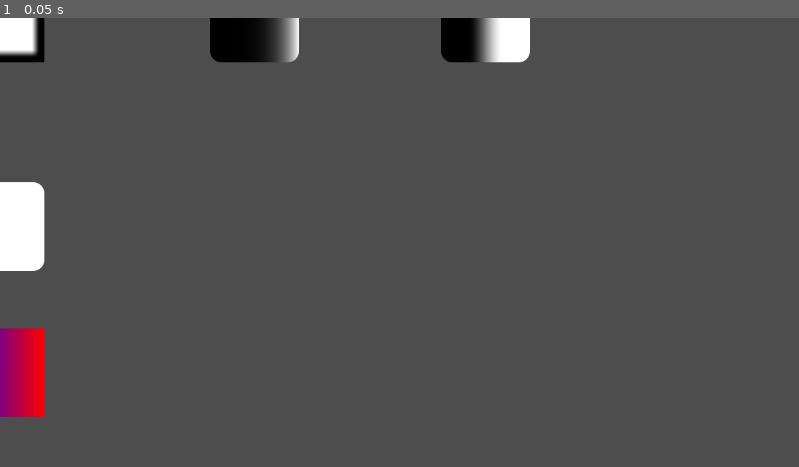
Above: before the commit, frame 1.
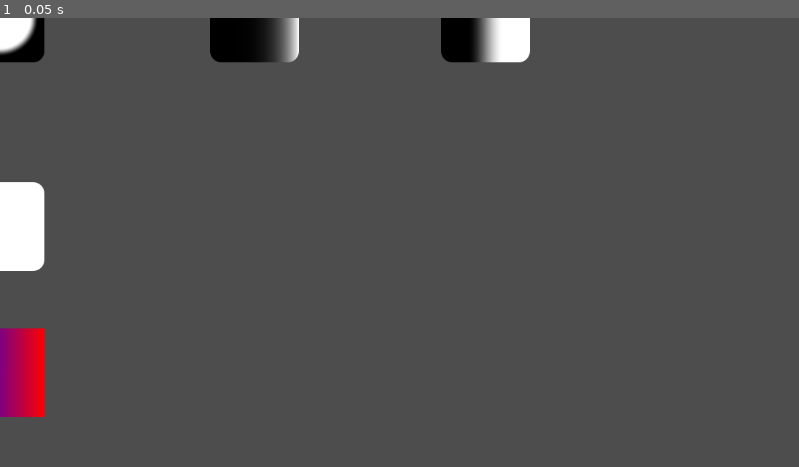
Above: after the commit, the same moment.

Repository: AtomicAntt/DemosVFX
Game: Godot game, scene res://main_2d.tscn
The game is run twice, just before and just after one commit, with the same random seed, the same clock (stepped at 60 frames per second) and the same inputs. This scene is started directly instead of the project's main scene. The engine's default icon, where the game draws it, is replaced by a stand-in: a white triangle on a blue panel in a dark square.
Inputs:
- Up to frame 1 (0.05 s): no input

The runs differ from the first frame. In frame 1, 0.2% of the frame differs, in the area x 0-6%, y 0-10%.

Commit message:
Add circle

Diff:
--- a/Shaders/2D/circle.gdshader
+++ b/Shaders/2D/circle.gdshader
@@ -1,14 +1,13 @@
 shader_type canvas_item;
 
-void vertex() {
-	// Called for every vertex the material is visible on.
-}
+uniform float radius : hint_range(0.1, 0.9) = 0.3;
+uniform float blur : hint_range(0.0, 0.2) = 0.05;
 
 void fragment() {
-	// Called for every pixel the material is visible on.
+	// This is the distance from our center.
+	float dist = length(UV - vec2(0.5));
+
+	//float value = 1.0 - step(radius, dist);
+	float value = 1.0 - smoothstep(radius-blur, radius+blur, dist);
+	COLOR.rgb = vec3(value);
 }
-
-//void light() {
-//	// Called for every pixel for every light affecting the CanvasItem.
-//	// Uncomment to replace the default light processing function with this one.
-//}
--- a/Shaders/2D/rectangle.gdshader
+++ b/Shaders/2D/rectangle.gdshader
@@ -4,21 +4,31 @@
 uniform float border_size : hint_range(0.1, 0.5) = 0.1;
 uniform float blur : hint_range(0.0, 0.2) = 0.05;
 
+float rectangle(vec2 uv) {
+	vec2 left_top = smoothstep(vec2(border_size)-blur, vec2(border_size)+blur, uv);
+	float value = left_top.x * left_top.y;
+
+	vec2 right_bottom = smoothstep(vec2(border_size)-blur, vec2(border_size)+blur, 1.0-uv);
+	float value2 = right_bottom.x * right_bottom.y;
+
+	return value * value2;
+}
+
 void fragment() {
 	//float left = step(0.1, UV.x);
 	//float bottom = step(0.1, UV.y);
 
 	//vec2 left_top = step(vec2(border_size), UV);
-	vec2 left_top = smoothstep(vec2(border_size)-blur, vec2(border_size)+blur, UV);
-
-	float value = left_top.x * left_top.y;
+	//vec2 left_top = smoothstep(vec2(border_size)-blur, vec2(border_size)+blur, UV);
+	//
+	//float value = left_top.x * left_top.y;
 
 	//vec2 right_bottom = step(vec2(border_size), 1.0-UV);
-	vec2 right_bottom = smoothstep(vec2(border_size)-blur, vec2(border_size)+blur, 1.0-UV);
-	float value2 = right_bottom.x * right_bottom.y;
+	//vec2 right_bottom = smoothstep(vec2(border_size)-blur, vec2(border_size)+blur, 1.0-UV);
+	//float value2 = right_bottom.x * right_bottom.y;
 
 	// The multiplication of left*bottom is alike logical AND
 	//COLOR = vec4(vec3(left * bottom), 1.0);
 
-	COLOR = vec4(vec3(value * value2), 1.0);
+	COLOR = vec4(vec3(rectangle(UV)), 1.0);
 }
--- a/main_2d.tscn
+++ b/main_2d.tscn
@@ -7,6 +7,7 @@
 [ext_resource type="Shader" uid="uid://bfphxwem63a4p" path="res://Shaders/2D/color_mix_gradient.gdshader" id="3_13uql"]
 [ext_resource type="Shader" uid="uid://2tqeagearly3" path="res://Shaders/2D/exponential_gradient.gdshader" id="3_jmyjl"]
 [ext_resource type="Shader" uid="uid://dgr4felivwqmd" path="res://Shaders/2D/two_color_mix.gdshader" id="3_ofc6w"]
+[ext_resource type="Shader" uid="uid://d0s5hs8kidfbo" path="res://Shaders/2D/circle.gdshader" id="3_q6avo"]
 [ext_resource type="Shader" uid="uid://bir48uoim7j4o" path="res://Shaders/2D/half_smoothstep.gdshader" id="3_t7h21"]
 [ext_resource type="Shader" uid="uid://1xrp0kb0gs1k" path="res://Shaders/2D/rectangle.gdshader" id="3_yhyqj"]
 
@@ -14,6 +15,11 @@
 shader = ExtResource("1_4l5f2")
 shader_parameter/fade = 0.40000000596048
 shader_parameter/blur = 0.01999999955296
+
+[sub_resource type="ShaderMaterial" id="ShaderMaterial_coknk"]
+shader = ExtResource("3_q6avo")
+shader_parameter/radius = 0.38400001498012
+shader_parameter/blur = 0.05
 
 [sub_resource type="ShaderMaterial" id="ShaderMaterial_sxeyp"]
 shader = ExtResource("3_yhyqj")
@@ -49,11 +55,17 @@
 
 [node name="CircularFade" type="Sprite2D" parent="." unique_id=1110593825]
 material = SubResource("ShaderMaterial_jmyjl")
-position = Vector2(-412, 0)
+position = Vector2(-321, 0)
 texture = ExtResource("2_8hhxv")
 
-[node name="Rectangle" type="Sprite2D" parent="." unique_id=1040170356]
+[node name="Circle" type="Sprite2D" parent="." unique_id=1040170356]
+material = SubResource("ShaderMaterial_coknk")
+rotation = 0.00017340037
+texture = ExtResource("2_8hhxv")
+
+[node name="Rectangle2" type="Sprite2D" parent="." unique_id=1551878233]
 material = SubResource("ShaderMaterial_sxeyp")
+position = Vector2(-678, 0)
 rotation = 0.00017340037
 texture = ExtResource("2_8hhxv")
 
